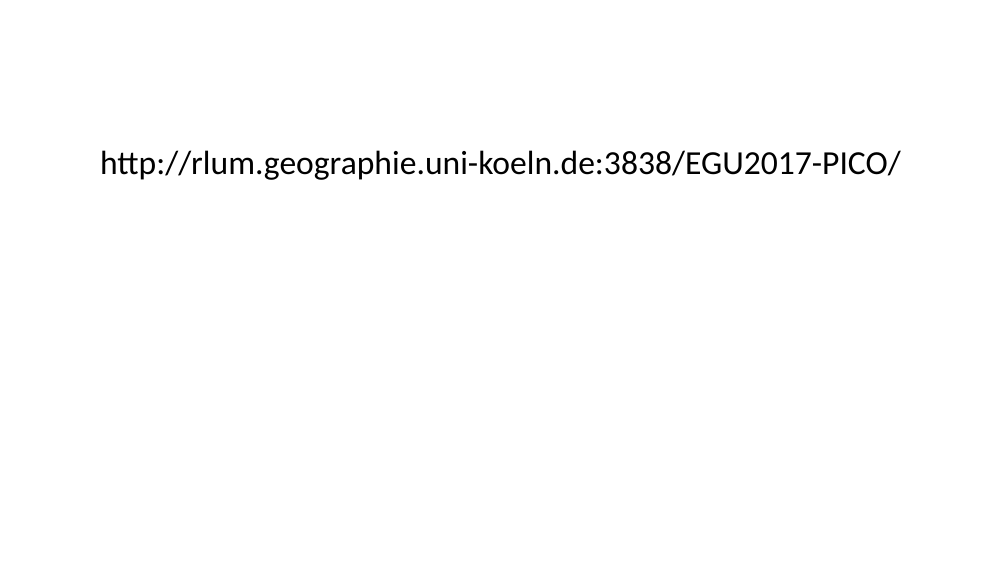
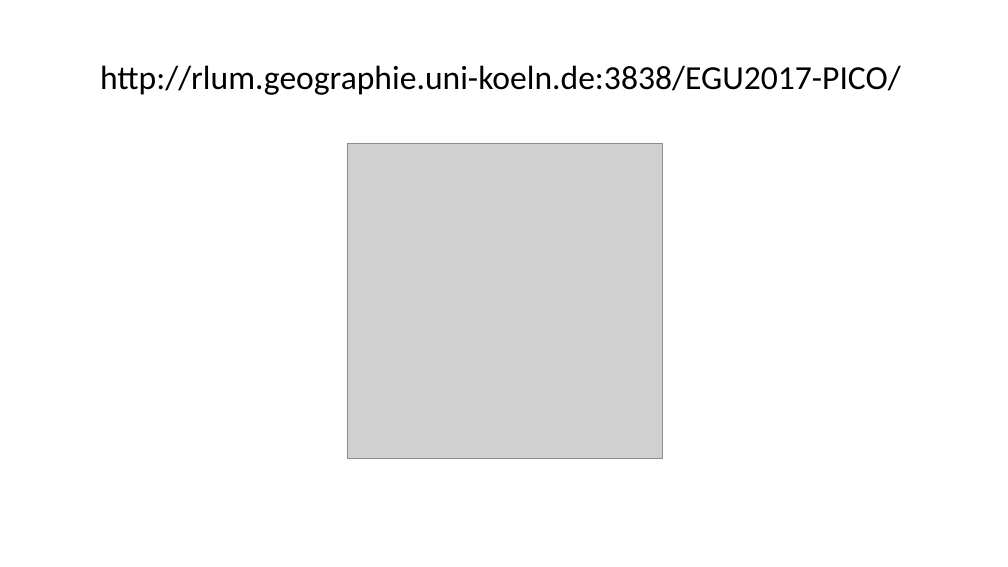
Before and after one commit to tzerk/EGU2017-PICO, a slide deck: slide 1 of misc/EGU2017_PICO_Burow et al.ppt. Drawn at 1008x567 pixels with LibreOffice and Linux fonts; fonts in the diff are those of the drawing; grey boxes stand for pictures. Boxes give left, top, right and bottom in pixels: in the first picture for what was removed or moved away, otherwise in the second. Text is boxed around its words. In the diff, an @@ line names an element or a change of style, - is before the commit and + after.

```diff
--- a/misc/EGU2017_PICO_Burow et al.ppt
+++ b/misc/EGU2017_PICO_Burow et al.ppt
@@ text "http://rlum.geographie.uni-koeln.de:3838/EGU2017-PICO/": place and size @@
-text "http://rlum.geographie.uni-koeln.de:3838/EGU2017-PICO/" at bbox=[100, 150, 901, 180]
+text "http://rlum.geographie.uni-koeln.de:3838/EGU2017-PICO/" at bbox=[100, 65, 901, 95]
@@ picture added at bbox=[348, 144, 663, 459] @@
```
Also in this commit, not shown: 1 other file.
